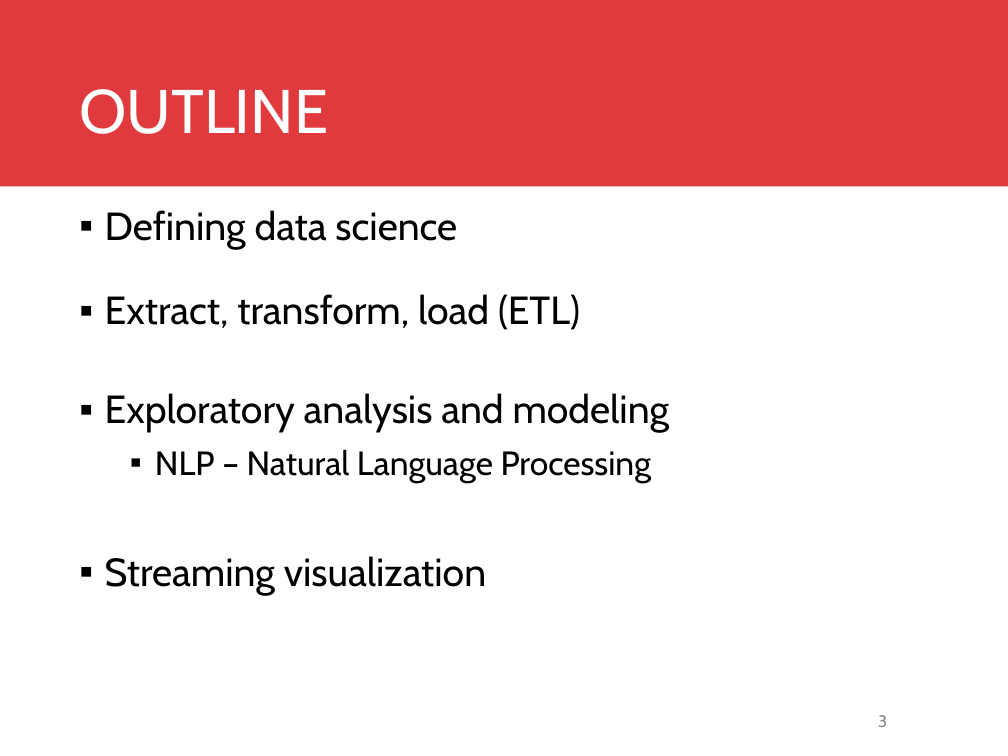
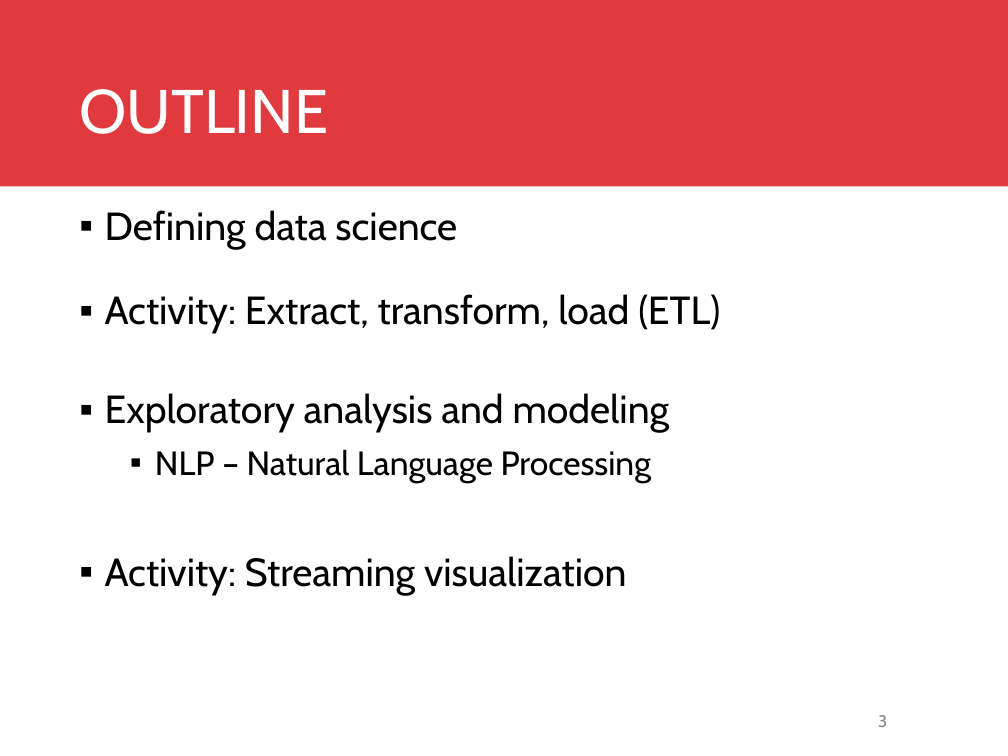
Before and after one commit to DreaJulca/streamvis-lecture, a slide deck: slide 3 of Visual Data Science.pptx. Drawn at 1008x756 pixels with LibreOffice and Linux fonts; fonts in the diff are those of the drawing; background and template pictures are left out. Boxes give left, top, right and bottom in pixels: in the first picture for what was removed or moved away, otherwise in the second. Text is boxed around its words. In the diff, an @@ line names an element or a change of style, - is before the commit and + after.

```diff
--- a/Visual Data Science.pptx
+++ b/Visual Data Science.pptx
@@ text at [105, 294, 720, 334]: text changed @@
-▪ Extract, transform, load (ETL)
+▪ Activity: Extract, transform, load (ETL)
@@ text at [105, 556, 626, 596]: text changed @@
-▪ Streaming visualization
+▪ Activity: Streaming visualization
```
Also in this commit, not shown: 1 slide added, 2 other files.
